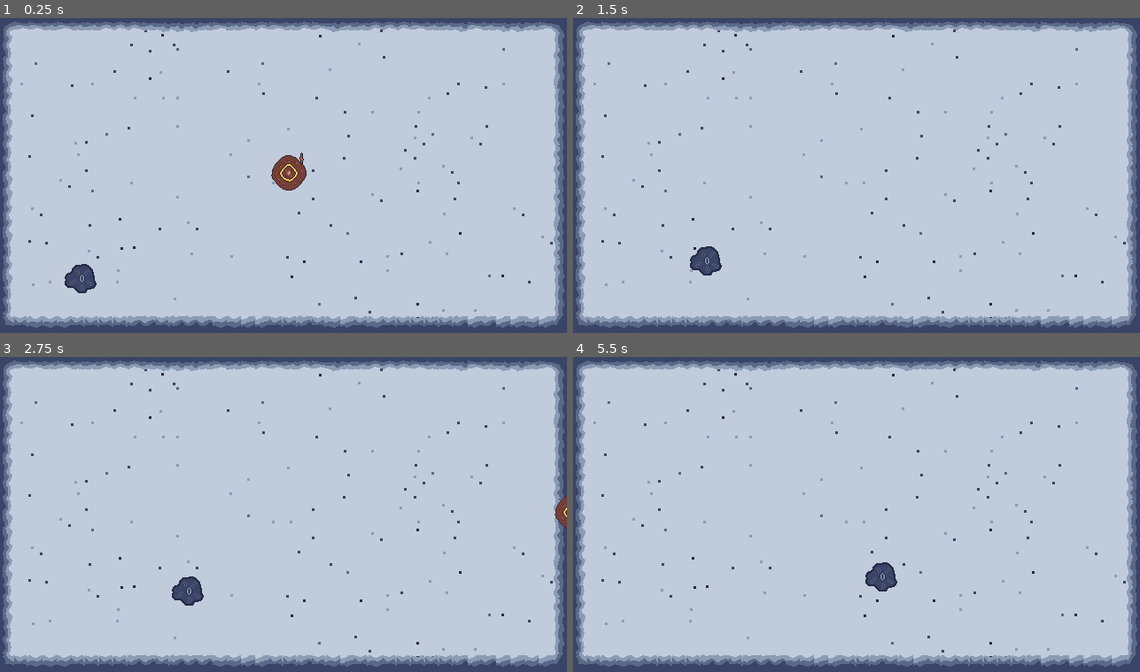
Above: before the commit, frames 1-4 (two rows, left to right).
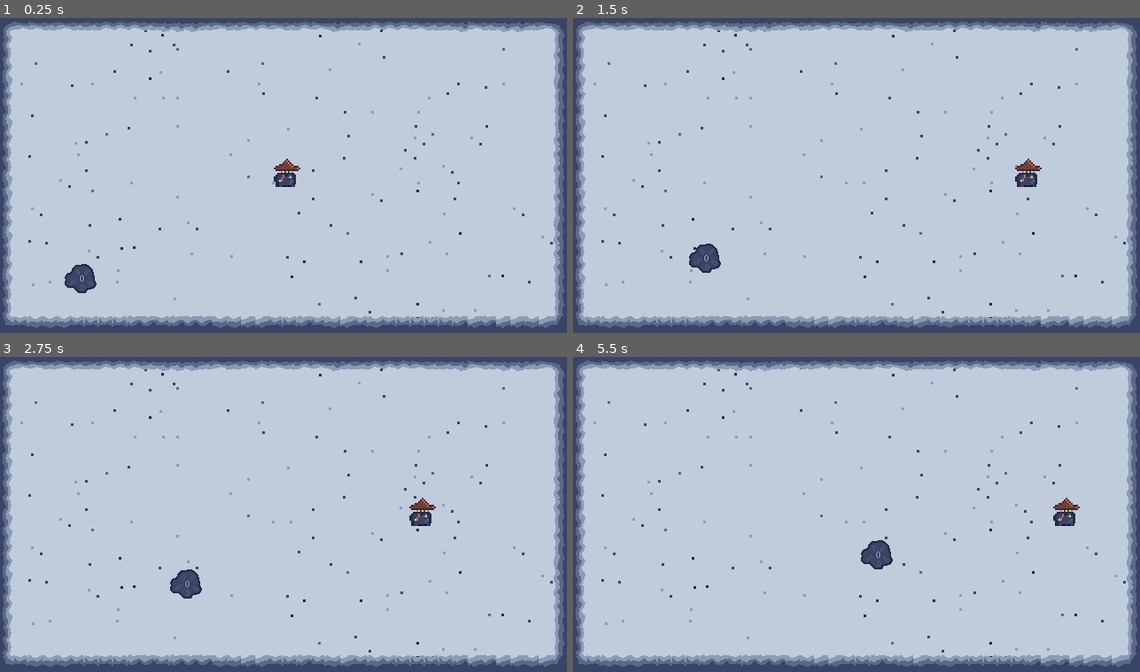
Above: after the commit, the same moments.

Repository: sthoni/winter_melonJam2023
Game: Godot game, scene res://level.tscn
The game is run twice, just before and just after one commit, with the same random seed, the same clock (stepped at 60 frames per second) and the same inputs.
Inputs (mouse positions are in pixels of both pictures, inside the frame that each line leads up to):
- Up to frame 1 (0.25 s): no input
- Up to frame 2 (1.5 s): tap Enter (ui_accept) at 0.5, 0.77, 1.07 s; move the mouse to (981, 162) at 0.52 s; hold E (ui_enchant) 0.53-1.28 s; hold D (ui_right) from 0.53 s (still down); tap Space (ui_shoot, bound only before the commit) at 0.8, 1.35 s; move the mouse to (743, 194) at 1.27 s
- Up to frame 3 (2.75 s): tap Enter (ui_accept) at 1.52, 1.55, 1.82, 2.1 s; move the mouse to (340, 445) at 2.02 s; release D (ui_right) at 2.03 s; hold A (ui_left) from 2.03 s (still down); hold E (ui_enchant) from 2.03 s (still down)
- Up to frame 4 (5.5 s): move the mouse to (828, 580) at 2.77 s; release A (ui_left) at 2.78 s; release E (ui_enchant) at 2.78 s; hold D (ui_right) 2.78-4.28 s; tap E (ui_enchant) at 2.85, 4.35 s; tap Enter (ui_accept) at 3.02, 3.32, 3.77, 3.8, 4.07, 4.52, 4.82 s; tap Space (ui_shoot, bound only before the commit) at 3.05, 3.6, 5.1 s; move the mouse to (1026, 564) at 3.52 s; move the mouse to (686, 467) at 4.27 s; hold A (ui_left) 4.28-5.03 s; move the mouse to (884, 517) at 5.02 s; hold D (ui_right) from 5.03 s (still down)

The runs differ from the first frame. In frame 1, 0.5% of the frame differs, in the area x 47-55%, y 42-55%; in frame 2, 0.5%; in frame 3, 0.8%; in frame 4, 1.0%, in the area x 50-90%, y 44-75%.

Commit message:
Neuer Player Sprite

Diff:
--- /dev/null
+++ b/Character.gd
@@ -0,0 +1,48 @@
+extends CharacterBody2D
+class_name Character
+
+@export var speed = 200 # speed in pixels/sec
+@onready var charmname = "DEFAULT"
+var target = Vector2.ZERO
+var enchanted = false
+var enchant = false
+const STANDARD_ROT_SPEED = 0.1
+
+@onready var wand := $Wand
+@onready var health_component := $HealthComponent
+@onready var level := $"../"
+
+func _ready():
+	pass
+
+func magicspell():
+	if enchanted:
+		return -1
+	return 1
+
+func shoot():
+	if Global.number_killed_enemies > 0:
+		charmname = "RED"
+	wand.request_shoot(charmname)
+
+func get_input():
+	enchanted = Input.is_action_pressed("ui_enchant")
+	var input_direction := Input.get_vector("ui_left", "ui_right", "ui_up", "ui_down")
+	velocity = input_direction * speed
+	if Input.is_action_pressed("shoot_left") or Input.is_action_pressed("shoot_right") or Input.is_action_pressed("shoot_up") or Input.is_action_pressed("shoot_down"):
+		var shoot_direction := Input.get_vector("shoot_left", "shoot_right", "shoot_up","shoot_down")
+		rotation = shoot_direction.angle() + PI/2
+		shoot()
+
+func _physics_process(delta):
+	get_input()
+	move_and_slide()
+
+
+func _on_health_component_health_depleted():
+	level.pauseMenu(true)
+
+
+func _on_area_2d_body_entered(body):
+	if body.is_in_group("mobs"):
+		health_component.reduce_health(200)
--- a/CharacterBody2D.gd
+++ /dev/null
@@ -1,86 +0,0 @@
-extends CharacterBody2D
-class_name Character
-
-@export var speed = 400 # speed in pixels/sec
-@export var rotation_speed = 1.5
-@onready var charmname = "DEFAULT"
-var target = Vector2.ZERO
-var rotation_direction = 0
-var enchanted = false
-var enchant = false
-const STANDARD_ROT_SPEED = 0.1
-
-@onready var wand := $Wand
-@onready var health_component := $HealthComponent
-@onready var level := $"../"
-
-func _ready():
-	motion_mode = CharacterBody2D.MOTION_MODE_FLOATING
-
-func magicspell():
-	if enchanted:
-		return -1
-	return 1
-
-func rot_speed():
-	var rots = STANDARD_ROT_SPEED * magicspell()
-	return rots
-
-func shoot():
-	if Global.number_killed_enemies > 0:
-		charmname = "RED"
-	wand.request_shoot(charmname)
-
-func get_input():
-	#rotation_direction = Input.get_axis("left", "right")
-	#velocity = transform.x * Input.get_axis("down", "up") * speed
-	#target = get_global_mouse_position()
-	target = Input.get_axis("ui_turn_left", "ui_turn_right")
-	enchanted = Input.is_action_pressed("ui_enchant")
-	var input_direction = Input.get_vector("ui_left", "ui_right", "ui_up", "ui_down")
-	velocity = input_direction * speed
-	if Input.is_action_just_pressed("ui_shoot"):
-		shoot()
-
-func _physics_process(delta):
-	get_input()
-	rotation += target * rot_speed()
-	move_and_slide()
-
-#
-#const SPEED = 300.0
-#const JUMP_VELOCITY = -400.0
-#
-## Get the gravity from the project settings to be synced with RigidBody nodes.
-#var gravity = ProjectSettings.get_setting("physics/2d/default_gravity")
-#
-#
-#func _physics_process(delta):
-	## Add the gravity.
-	#if not is_on_floor():
-		#velocity.y += gravity * delta
-#
-	## Handle jump.
-	#if Input.is_action_just_pressed("ui_accept") and is_on_floor():
-		#velocity.y = JUMP_VELOCITY
-#
-	## Get the input direction and handle the movement/deceleration.
-	## As good practice, you should replace UI actions with custom gameplay actions.
-	#var direction = Input.get_axis("ui_left", "ui_right")
-	#if direction:
-		#velocity.x = direction * SPEED
-	#else:
-		#velocity.x = move_toward(velocity.x, 0, SPEED)
-#
-	#move_and_slide()
-
-
-func _on_health_component_health_depleted():
-	level.pauseMenu(true)
-	#get_tree().change_scene_to_packed(Level)
-	#get_tree().paused = false
-
-
-func _on_area_2d_body_entered(body):
-	if body.is_in_group("mobs"):
-		health_component.reduce_health(200)
--- a/Wand.gd
+++ b/Wand.gd
@@ -11,7 +11,6 @@
 
 func _ready():
 	charm_type = wand_class.new()
-	#self.connect("two_kills", change_to_red)
 
 # Called every frame. 'delta' is the elapsed time since the previous frame.
 func _process(delta):
@@ -56,15 +55,15 @@
 		pass
 
 	func default():
-		wait_time = 4
-		speed = 50
+		wait_time = 0.5
+		speed = 100
 		selected_sprite = load("res://assets/charms/0_default.png")
 		selected_spell = load("res://assets/charms/default_spell.wav")
 		selected_sound = load("res://assets/charms/default_soundeffect.wav")
 
 	func red():
-		wait_time = 1.5
-		speed = 100
+		wait_time = 0.5
+		speed = 300
 		selected_sprite = load("res://assets/charms/1_red.png")
 		selected_spell = load("res://assets/charms/red_spell.wav")
 		selected_sound = load("res://assets/charms/red_soundeffect.wav")
--- a/character.tscn
+++ b/character.tscn
@@ -1,37 +1,42 @@
-[gd_scene load_steps=7 format=3 uid="uid://b430b0ffb7o5l"]
+[gd_scene load_steps=8 format=3 uid="uid://b430b0ffb7o5l"]
 
-[ext_resource type="Script" path="res://CharacterBody2D.gd" id="1_4q0yo"]
+[ext_resource type="Script" path="res://Character.gd" id="1_d6u6j"]
 [ext_resource type="Script" path="res://Wand.gd" id="2_t0h4w"]
 [ext_resource type="AudioStream" uid="uid://h3n7vtrv5sbm" path="res://assets/charms/default_spell.wav" id="3_dw23w"]
 [ext_resource type="Texture2D" uid="uid://u7c5dckamxj8" path="res://assets/player.png" id="3_e6ta1"]
 [ext_resource type="PackedScene" uid="uid://wb64fs4i4iwv" path="res://Components/HealthComponent.tscn" id="5_7xr0c"]
 
-[sub_resource type="CircleShape2D" id="CircleShape2D_lp15p"]
-radius = 19.0
+[sub_resource type="CapsuleShape2D" id="CapsuleShape2D_jy0w3"]
+radius = 13.0
+
+[sub_resource type="CircleShape2D" id="CircleShape2D_s34f0"]
 
 [node name="Character" type="CharacterBody2D" groups=["player"]]
-script = ExtResource("1_4q0yo")
+script = ExtResource("1_d6u6j")
 
 [node name="Wand" type="Marker2D" parent="."]
-position = Vector2(17, -26)
+position = Vector2(18, -11)
 gizmo_extents = 37.0
 script = ExtResource("2_t0h4w")
 
 [node name="spell" type="AudioStreamPlayer" parent="Wand"]
 stream = ExtResource("3_dw23w")
 
-[node name="Icon" type="Sprite2D" parent="."]
-position = Vector2(3, 0)
-texture = ExtResource("3_e6ta1")
-
 [node name="Area2D" type="Area2D" parent="."]
 collision_mask = 5
 
 [node name="CollisionShape2D" type="CollisionShape2D" parent="Area2D"]
-position = Vector2(2, 0)
-shape = SubResource("CircleShape2D_lp15p")
+position = Vector2(0, 2)
+shape = SubResource("CapsuleShape2D_jy0w3")
 
 [node name="HealthComponent" parent="." instance=ExtResource("5_7xr0c")]
 
+[node name="CollisionShape2D" type="CollisionShape2D" parent="."]
+shape = SubResource("CircleShape2D_s34f0")
+
+[node name="Sprite2D" type="Sprite2D" parent="."]
+texture = ExtResource("3_e6ta1")
+hframes = 2
+
 [connection signal="body_entered" from="Area2D" to="." method="_on_area_2d_body_entered"]
 [connection signal="health_depleted" from="HealthComponent" to="." method="_on_health_component_health_depleted"]
--- a/character2.tscn
+++ /dev/null
@@ -1,24 +0,0 @@
-[gd_scene load_steps=4 format=3 uid="uid://d4c178xwy5h66"]
-
-[ext_resource type="Script" path="res://CharacterBody2D.gd" id="1_gg5ag"]
-[ext_resource type="Texture2D" uid="uid://ccap5h1w0knhr" path="res://icon.svg" id="2_gdvrf"]
-
-[sub_resource type="CircleShape2D" id="CircleShape2D_mk2bv"]
-radius = 25.1794
-
-[node name="Character" type="CharacterBody2D" groups=["player"]]
-collision_layer = 2
-collision_mask = 5
-script = ExtResource("1_gg5ag")
-
-[node name="Icon" type="Sprite2D" parent="."]
-scale = Vector2(0.5, 0.5)
-texture = ExtResource("2_gdvrf")
-
-[node name="CollisionShape2D" type="CollisionShape2D" parent="."]
-shape = SubResource("CircleShape2D_mk2bv")
-
-[node name="Wand" type="Marker2D" parent="."]
-position = Vector2(0, -65)
-scale = Vector2(-1.64569, 15.6922)
-gizmo_extents = 37.0
--- a/level.tscn
+++ b/level.tscn
@@ -134,7 +134,7 @@
 [node name="Background" type="TileMap" parent="."]
 tile_set = SubResource("TileSet_w0wvh")
 format = 2
-layer_0/tile_data = PackedInt32Array(0, 196608, 1, 65536, 19 …(17211 unchanged characters)… , 1376295, 196608, 1, 1441831, 196608, 1, 40, 196608, 1, 65576, 196608, 1, 131112, 196608, 1, 196648, 196608, 1, 262184, 196608, 1, 327720, 196608, 1, 393256, 196608, 1, 458792, 196608, 1, 524328, 196608, 1, 589864, 196608, 1, 655400, 196608, 1, 720936, 196608, 1, 786472, 196608, 1, 852008, 196608, 1, 917544, 196608, 1, 983080, 196608, 1, 1048616, 196608, 1, 1114152, 196608, 1, 1179688, 196608, 1, 1245224, 196608, 1, 1310760, 196608, 1, 1376296, 196608, 1, 1441832, 196608, 1)
+layer_0/tile_data = PackedInt32Array(0, 196608, 1, 65536, 19 …(17211 unchanged characters)… , 1376295, 196608, 1, 1441831, 196608, 1)
 
 [node name="TileMap" type="TileMap" parent="."]
 tile_set = SubResource("TileSet_oqrxs")
--- a/project.godot
+++ b/project.godot
@@ -44,16 +44,14 @@
 }
 ui_up={
 "deadzone": 0.5,
-"events": [Object(InputEventKey,"resource_local_to_scene":false,"resource_name":"","device":0,"window_id":0,"alt_pressed":false,"shift_pressed":false,"ctrl_pressed":false,"meta_pressed":false,"pressed":false,"keycode":4194320,"physical_keycode":0,"key_label":0,"unicode":0,"echo":false,"script":null)
-, Object(InputEventJoypadButton,"resource_local_to_scene":false,"resource_name":"","device":0,"button_index":11,"pressure":0.0,"pressed":false,"script":null)
+"events": [Object(InputEventJoypadButton,"resource_local_to_scene":false,"resource_name":"","device":0,"button_index":11,"pressure":0.0,"pressed":false,"script":null)
 , Object(InputEventJoypadMotion,"resource_local_to_scene":false,"resource_name":"","device":0,"axis":1,"axis_value":-1.0,"script":null)
 , Object(InputEventKey,"resource_local_to_scene":false,"resource_name":"","device":-1,"window_id":0,"alt_pressed":false,"shift_pressed":false,"ctrl_pressed":false,"meta_pressed":false,"pressed":false,"keycode":0,"physical_keycode":87,"key_label":0,"unicode":119,"echo":false,"script":null)
 ]
 }
 ui_down={
 "deadzone": 0.5,
-"events": [Object(InputEventKey,"resource_local_to_scene":false,"resource_name":"","device":0,"window_id":0,"alt_pressed":false,"shift_pressed":false,"ctrl_pressed":false,"meta_pressed":false,"pressed":false,"keycode":4194322,"physical_keycode":0,"key_label":0,"unicode":0,"echo":false,"script":null)
-, Object(InputEventJoypadButton,"resource_local_to_scene":false,"resource_name":"","device":0,"button_index":12,"pressure":0.0,"pressed":false,"script":null)
+"events": [Object(InputEventJoypadButton,"resource_local_to_scene":false,"resource_name":"","device":0,"button_index":12,"pressure":0.0,"pressed":false,"script":null)
 , Object(InputEventJoypadMotion,"resource_local_to_scene":false,"resource_name":"","device":0,"axis":1,"axis_value":1.0,"script":null)
 , Object(InputEventKey,"resource_local_to_scene":false,"resource_name":"","device":-1,"window_id":0,"alt_pressed":false,"shift_pressed":false,"ctrl_pressed":false,"meta_pressed":false,"pressed":false,"keycode":0,"physical_keycode":83,"key_label":0,"unicode":115,"echo":false,"script":null)
 ]
@@ -64,24 +62,29 @@
 , Object(InputEventKey,"resource_local_to_scene":false,"resource_name":"","device":-1,"window_id":0,"alt_pressed":false,"shift_pressed":false,"ctrl_pressed":false,"meta_pressed":false,"pressed":false,"keycode":0,"physical_keycode":4194305,"key_label":0,"unicode":0,"echo":false,"script":null)
 ]
 }
-ui_turn_left={
-"deadzone": 0.5,
-"events": [Object(InputEventKey,"resource_local_to_scene":false,"resource_name":"","device":-1,"window_id":0,"alt_pressed":false,"shift_pressed":false,"ctrl_pressed":false,"meta_pressed":false,"pressed":false,"keycode":4194319,"physical_keycode":4194319,"key_label":4194319,"unicode":0,"echo":false,"script":null)
-]
-}
-ui_turn_right={
-"deadzone": 0.5,
-"events": [Object(InputEventKey,"resource_local_to_scene":false,"resource_name":"","device":-1,"window_id":0,"alt_pressed":false,"shift_pressed":false,"ctrl_pressed":false,"meta_pressed":false,"pressed":false,"keycode":0,"physical_keycode":4194321,"key_label":0,"unicode":0,"echo":false,"script":null)
-]
-}
 ui_enchant={
 "deadzone": 0.5,
 "events": [Object(InputEventKey,"resource_local_to_scene":false,"resource_name":"","device":-1,"window_id":0,"alt_pressed":false,"shift_pressed":false,"ctrl_pressed":false,"meta_pressed":false,"pressed":false,"keycode":0,"physical_keycode":69,"key_label":0,"unicode":101,"echo":false,"script":null)
 ]
 }
-ui_shoot={
+shoot_up={
 "deadzone": 0.5,
-"events": [Object(InputEventKey,"resource_local_to_scene":fa …(140 unchanged characters)… d":false,"keycode":0,"physical_keycode":32,"key_label":0,"unicode":32,"echo":false,"script":null)
+"events": [Object(InputEventKey,"resource_local_to_scene":fa …(140 unchanged characters)… d":false,"keycode":0,"physical_keycode":4194320,"key_label":0,"unicode":0,"echo":false,"script":null)
+]
+}
+shoot_down={
+"deadzone": 0.5,
+"events": [Object(InputEventKey,"resource_local_to_scene":false,"resource_name":"","device":-1,"window_id":0,"alt_pressed":false,"shift_pressed":false,"ctrl_pressed":false,"meta_pressed":false,"pressed":false,"keycode":0,"physical_keycode":4194322,"key_label":0,"unicode":0,"echo":false,"script":null)
+]
+}
+shoot_left={
+"deadzone": 0.5,
+"events": [Object(InputEventKey,"resource_local_to_scene":false,"resource_name":"","device":-1,"window_id":0,"alt_pressed":false,"shift_pressed":false,"ctrl_pressed":false,"meta_pressed":false,"pressed":false,"keycode":0,"physical_keycode":4194319,"key_label":0,"unicode":0,"echo":false,"script":null)
+]
+}
+shoot_right={
+"deadzone": 0.5,
+"events": [Object(InputEventKey,"resource_local_to_scene":false,"resource_name":"","device":-1,"window_id":0,"alt_pressed":false,"shift_pressed":false,"ctrl_pressed":false,"meta_pressed":false,"pressed":false,"keycode":0,"physical_keycode":4194321,"key_label":0,"unicode":0,"echo":false,"script":null)
 ]
 }
 
Binary file changed: assets/player.aseprite
Binary file changed: assets/player.png
Not shown: 1 places in level.tscn that only renumber resources
